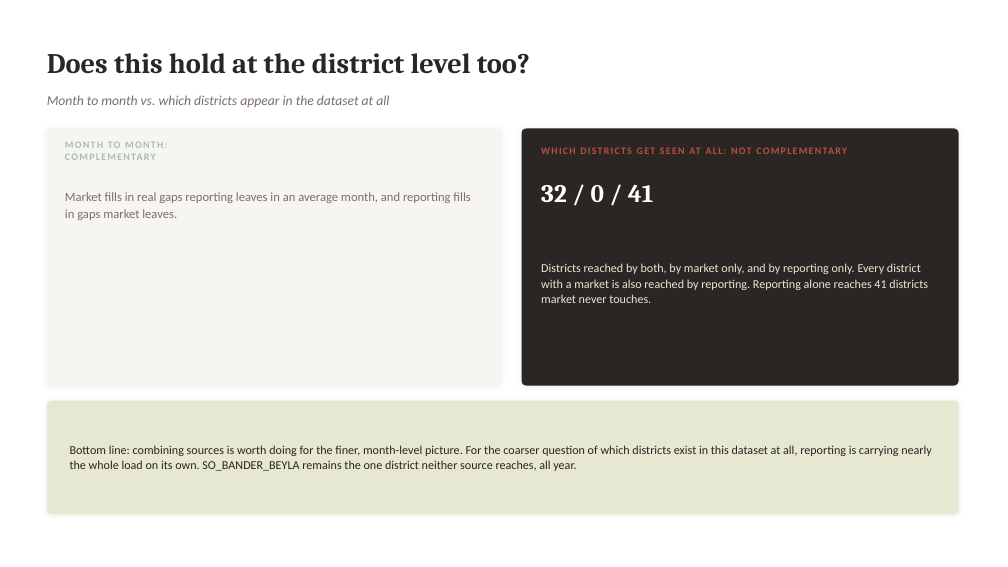
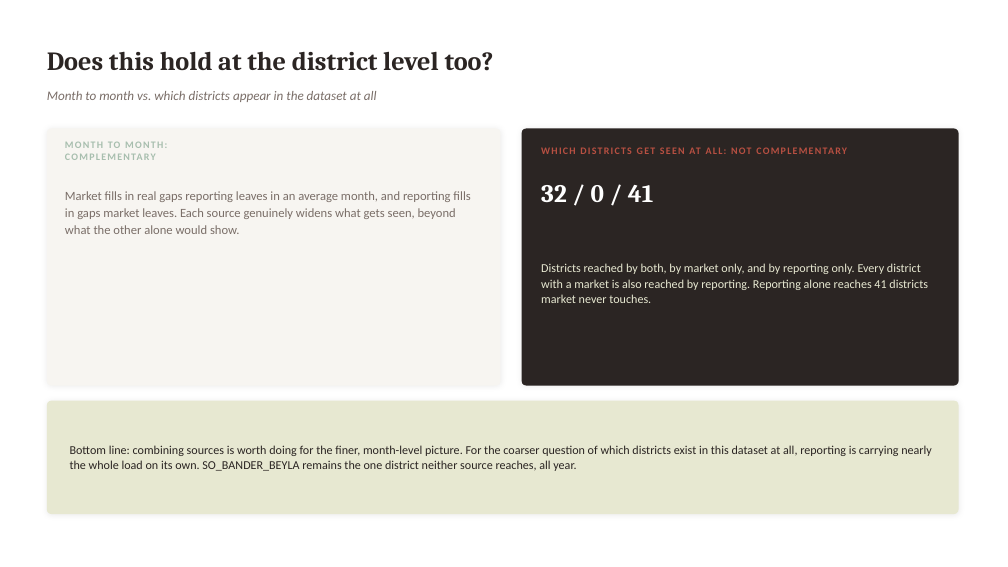
Before and after one commit to hcfgsqm2q7-lang/Dissertation---Samuel-Aracena, a slide deck: slide 17 of weekly_meetings/2026_08_17_slides.pptx (slide 10 before the commit). Drawn at 1008x567 pixels with LibreOffice and Linux fonts; fonts in the diff are those of the drawing. Boxes give left, top, right and bottom in pixels: in the first picture for what was removed or moved away, otherwise in the second. Text is boxed around its words. In the diff, an @@ line names an element or a change of style, - is before the commit and + after.

```diff
--- a/weekly_meetings/2026_08_17_slides.pptx
+++ b/weekly_meetings/2026_08_17_slides.pptx
@@ text "Does this hold at the ..." at bbox=[47, 51, 494, 71]: size 27 to 25 pt @@
@@ text "Month to month vs. which ..." at bbox=[47, 91, 377, 102]: size 13 to 12.5 pt @@
@@ text at bbox=[65, 191, 470, 234]: text changed @@
-Market fills in real gaps reporting leaves in an average month, and reporting fills in gaps market leaves.
+Market fills in real gaps reporting leaves in an average month, and reporting fills in gaps market leaves. Each source genuinely widens what gets seen, beyond what the other alone would show.
```
Also in this commit, not shown: 14 other slides changed, 11 slides added, 1 slide removed, 1 other file.
